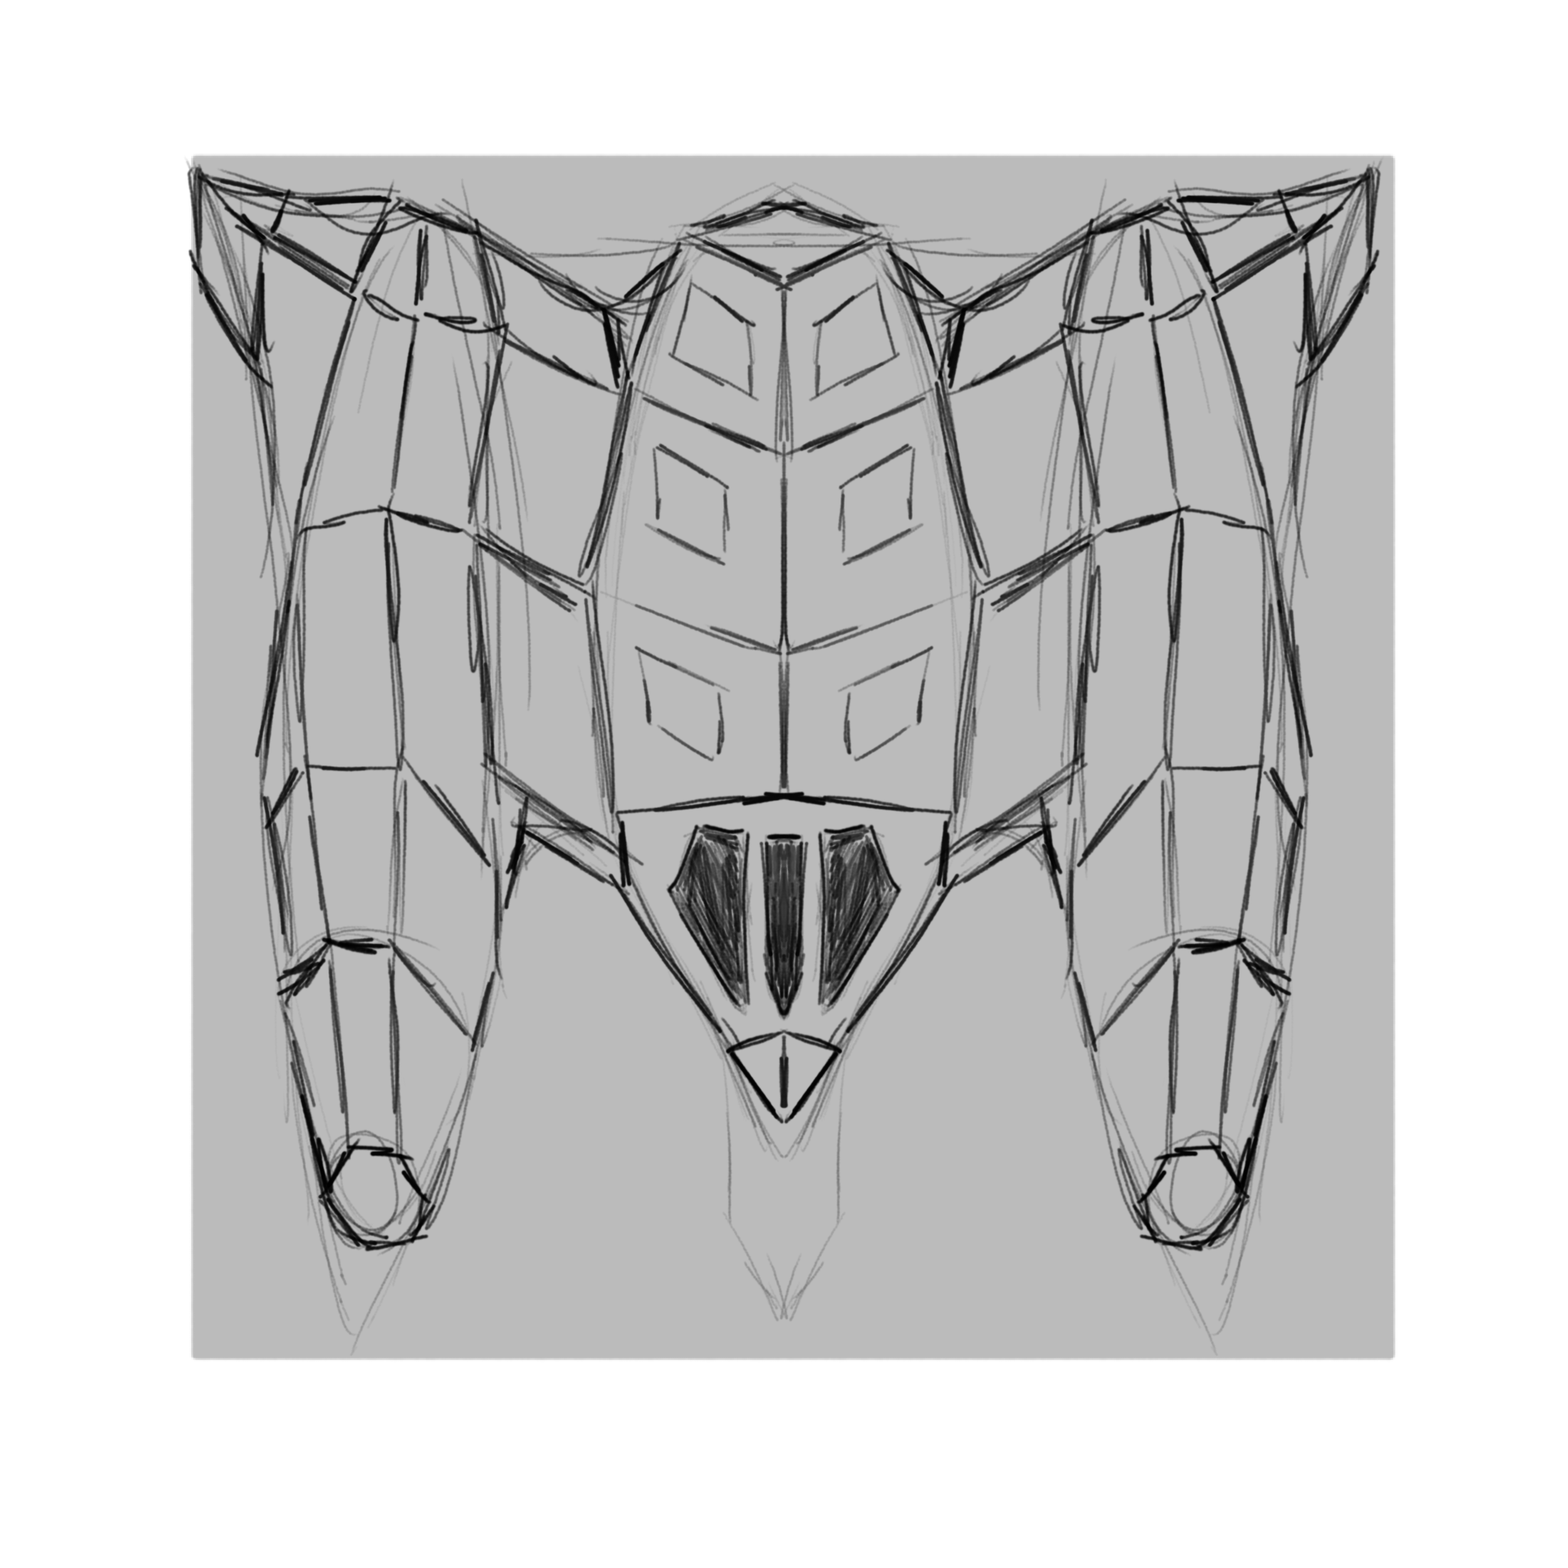
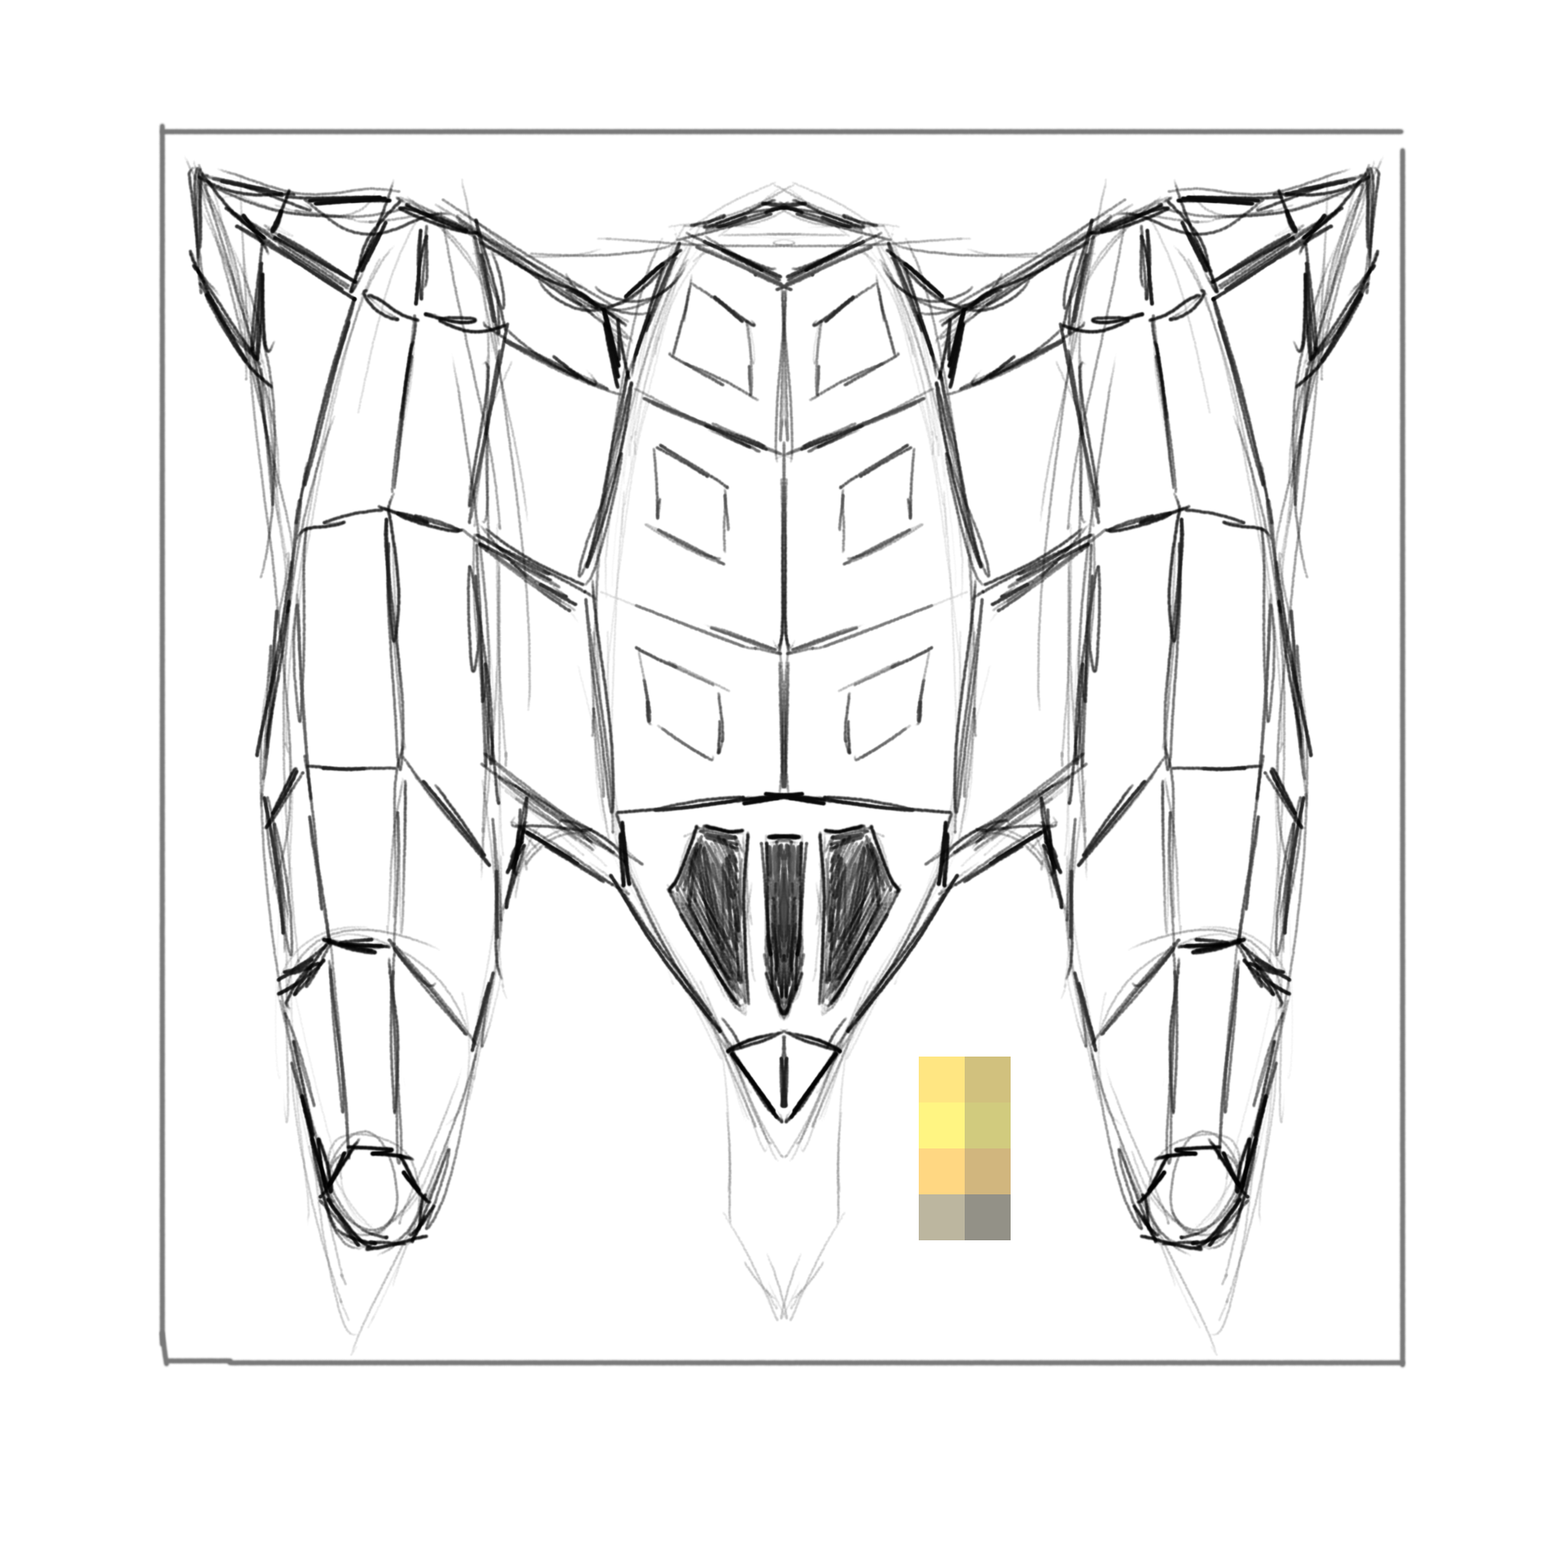
The second 1568 x 1568 image is a revision of the first. Changes to its layers:
painted on "Paint Layer 2" over box(157, 147, 1408, 1369)
painted on "Paint Layer 1" over box(245, 196, 1408, 1369)